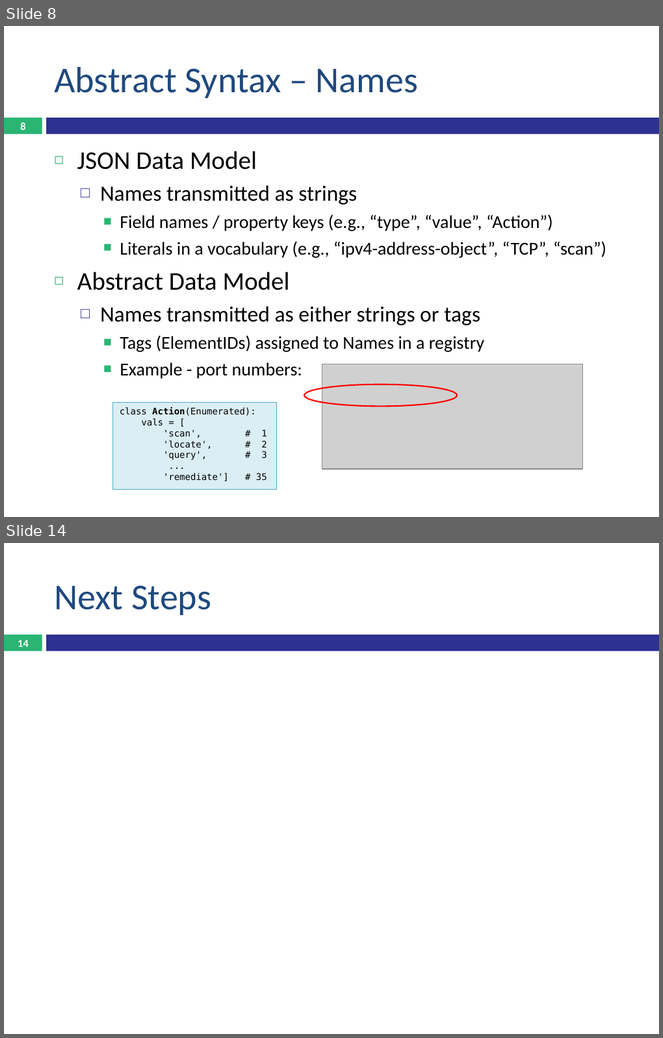
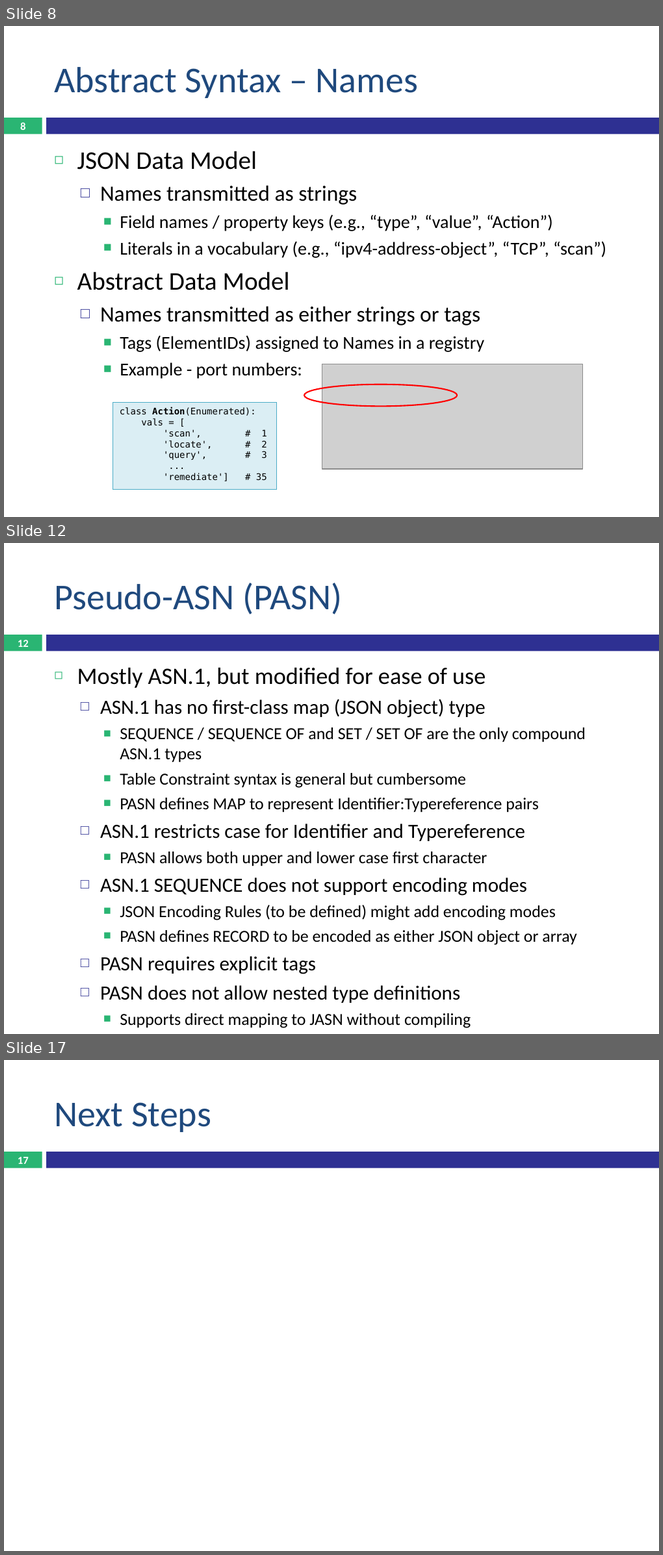
Before and after one commit to OpenC2-org/openc2-davaya, a slide deck: devel/OpenC2 Schema.pptx. Shown one above the other, each under a label of ours: slides 8 and 14 before the commit, slides 8, 12 and 17 after it; the slides between them are not shown. The pictures are 663x1038 and 663x1555 pixels, drawn with LibreOffice and Linux fonts; fonts in the diff are those of the drawing; grey boxes stand for pictures. Boxes give left, top, right and bottom in pixels: in the first picture for what was removed or moved away, otherwise in the second. Text is boxed around its words. In the diff, an @@ line names an element or a change of style, - is before the commit and + after.

Commit message:
JASN description

```diff
--- a/devel/OpenC2 Schema.pptx
+++ b/devel/OpenC2 Schema.pptx
@@ slide 12 added at (4, 543, 659, 1034), background #FFFFFF; not listed: 2 template elements that a slide beside it also shows @@
@@ title added at (54, 583, 342, 615), 40 pt, text #1F497D @@
+Pseudo-ASN (PASN)
@@ page number added at (18, 640, 29, 647), 11.9 pt, text #FFFFFF, bold @@
+12
@@ text added at (77, 667, 586, 1029), 18.5 pt, text #000000 @@
+◻ Mostly ASN.1, but modified for ease of use
+  □ ASN.1 has no first-class map (JSON object) type
+    ■ SEQUENCE / SEQUENCE OF and SET / SET OF are the only compound ASN.1 types
+    ■ Table Constraint syntax is general but cumbersome
+    ■ PASN defines MAP to represent Identifier:Typereference pairs
+  □ ASN.1 restricts case for Identifier and Typereference
+    ■ PASN allows both upper and lower case first character
+  □ ASN.1 SEQUENCE does not support encoding modes
+    ■ JSON Encoding Rules (to be defined) might add encoding modes
+    ■ PASN defines RECORD to be encoded as either JSON object or array
+  □ PASN requires explicit tags
+  □ PASN does not allow nested type definitions
+    ■ Supports direct mapping to JASN without compiling
@@ what was slide 14 is now slide 17 @@
@@ page number at (18, 1157, 29, 1164): text changed @@
-14
+17
```
Also in this commit, not shown: 4 slides changed, 3 other slides added, 1 slide removed.
